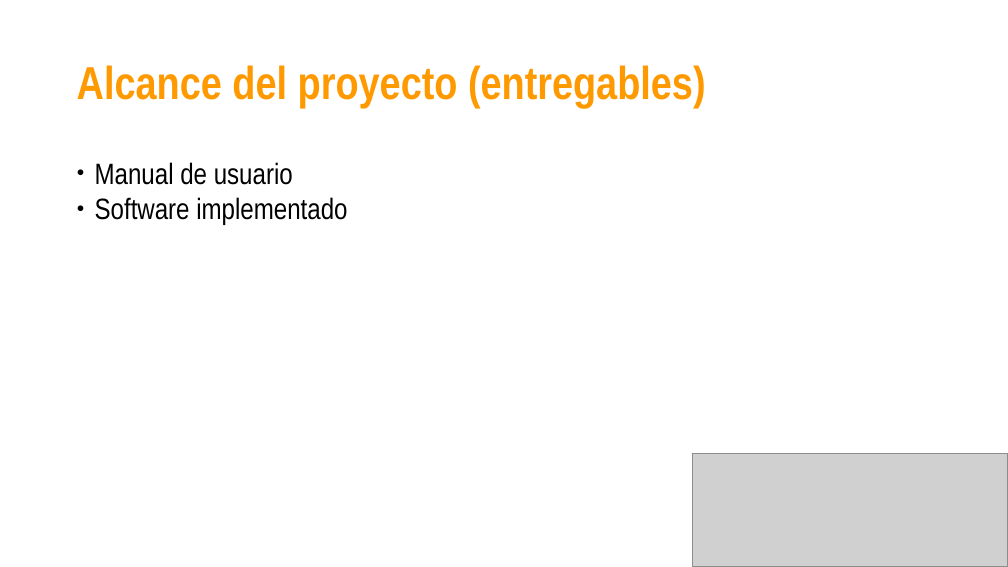
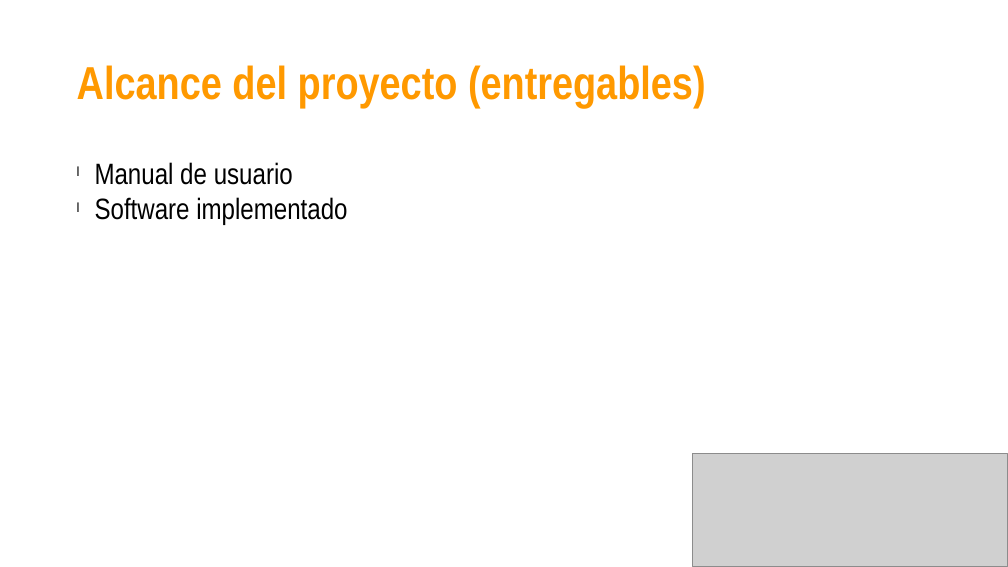
Before and after one commit to jovannyzepeda/Bisoltec, a slide deck: slide 4 of Proyectos/Viaticos/02. Planeación/Viaticos-KickOff.pptx. Drawn at 1008x567 pixels with LibreOffice and Linux fonts; fonts in the diff are those of the drawing; grey boxes stand for pictures. Boxes give left, top, right and bottom in pixels: in the first picture for what was removed or moved away, otherwise in the second. Text is boxed around its words. In the diff, an @@ line names an element or a change of style, - is before the commit and + after.

```diff
--- a/Proyectos/Viaticos/02. Planeación/Viaticos-KickOff.pptx
+++ b/Proyectos/Viaticos/02. Planeación/Viaticos-KickOff.pptx
@@ text "Manual de usuario" at bbox=[95, 162, 347, 224]: bullet ● to l @@
```
Also in this commit, not shown: 3 other slides changed, 2 other files.
